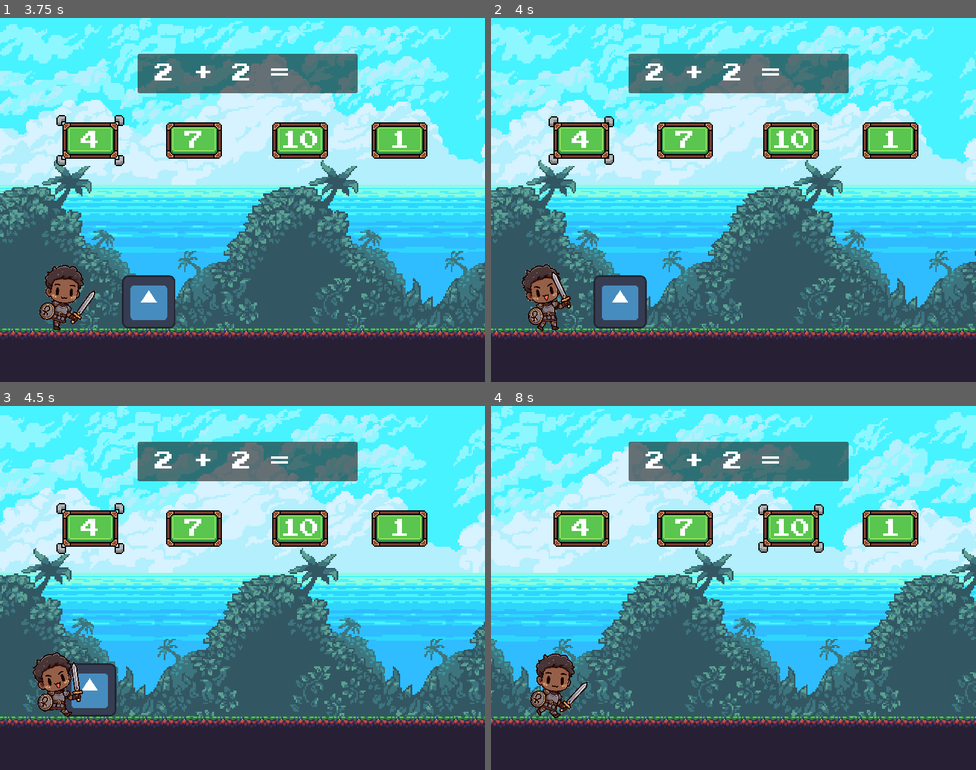
Above: before the commit, frames 1-4 (two rows, left to right).
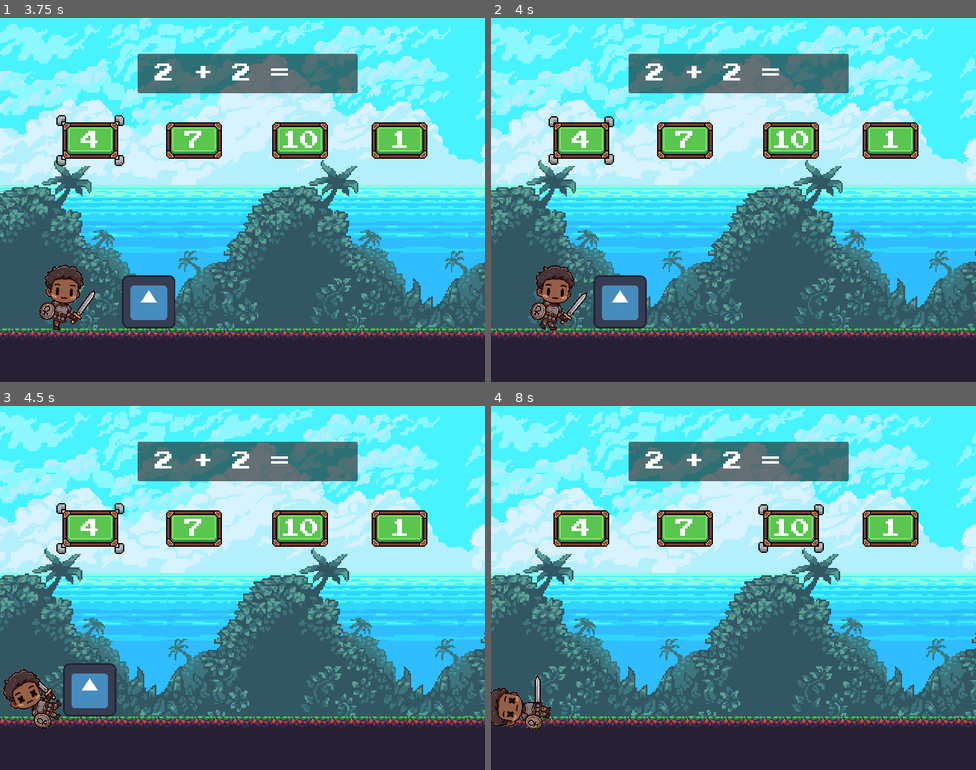
Above: after the commit, the same moments.

Repository: Lapada-Games/The-Legend-of-Samir
Game: Godot game, scene res://Scenes/Levels/level.tscn
Two runs of this game, one before a commit and one after it. Both use one fixed random seed, a clock stepped at 60 frames per second and the inputs below. This scene is started directly instead of the project's main scene. The engine's default icon, where the game draws it, is replaced by a stand-in: a white triangle on a blue panel in a dark square.
Inputs:
- Up to frame 1 (3.75 s): hold Right (ui_right) 0.53-1.28 s; hold Left (ui_left) 1.28-2.03 s; hold Right (ui_right) 2.03-2.78 s; hold Up (ui_up) 2.78-3.53 s; hold Left (ui_left) from 3.53 s (still down)
- Up to frame 2 (4 s): keep holding Left (ui_left)
- Up to frame 3 (4.5 s): keep holding Left (ui_left)
- Up to frame 4 (8 s): release Left (ui_left) at 5.78 s; hold Right (ui_right) 5.78-6.53 s; hold Up (ui_up) 6.53-7.28 s; hold Right (ui_right) from 7.28 s (still down)

Frame 1 is identical in both runs. In frame 2, 1.3% of the frame differs, in the area x 6-20%, y 67-86%; in frame 3, 32%; in frame 4, 54%, in the area x 0-100%, y 0-90%.

Commit message:
lapada games

Diff:
--- a/Scenes/Enemy.gd
+++ b/Scenes/Enemy.gd
@@ -12,5 +12,6 @@
 
 
 	if $RayCast2D.is_colliding() and should_kill_player:
+		var collider = $RayCast2D.get_collider()
 		if $RayCast2D.get_collider() is Player:
-			print("vai mamar o player")
+			collider.die()
--- a/Scenes/Enemy.tscn
+++ b/Scenes/Enemy.tscn
@@ -20,4 +20,4 @@
 shape = SubResource("RectangleShape2D_xivre")
 
 [node name="RayCast2D" type="RayCast2D" parent="."]
-target_position = Vector2(-174, -1)
+target_position = Vector2(-76, 0)
--- a/Scenes/Levels/Background.gd
+++ b/Scenes/Levels/Background.gd
@@ -1,5 +1,6 @@
 extends ParallaxBackground
 
+var paused = false
 
 # Called when the node enters the scene tree for the first time.
 func _ready():
@@ -8,4 +9,5 @@
 
 # Called every frame. 'delta' is the elapsed time since the previous frame.
 func _process(delta):
-	scroll_base_offset += Vector2(-50, 0) * delta
+	if not paused:
+		scroll_base_offset += Vector2(-50, 0) * delta
--- a/Scenes/Levels/Level.gd
+++ b/Scenes/Levels/Level.gd
@@ -19,3 +19,8 @@
 func _on_samir_rig_attacked():
 	if $EnemySpawner.has_enemy():
 		$EnemySpawner.delete_enemy()
+
+
+func _on_samir_rig_dead():
+	$TileMap.paused = true
+	$ParallaxBackground.paused = true
--- a/Scenes/Levels/level.tscn
+++ b/Scenes/Levels/level.tscn
@@ -168,3 +168,4 @@
 
 [connection signal="success" from="Operations" to="." method="_on_operations_success"]
 [connection signal="attacked" from="SamirRig" to="." method="_on_samir_rig_attacked"]
+[connection signal="dead" from="SamirRig" to="." method="_on_samir_rig_dead"]
--- a/Scenes/Operations.gd
+++ b/Scenes/Operations.gd
@@ -100,7 +100,8 @@
 
 	if int(option_text) == answers[Global.level][current_question]:
 		print("acertou")
-		next_question()
+		emit_signal("success")
+#		next_question()
 	else:
 		print("errou")
 
--- a/Scenes/Operations.tscn
+++ b/Scenes/Operations.tscn
@@ -264,6 +264,5 @@
 [node name="TEST" type="Timer" parent="."]
 wait_time = 1.731
 one_shot = true
-autostart = true
 
 [connection signal="timeout" from="TEST" to="." method="_on_test_timeout"]
--- a/Scenes/Player.gd
+++ b/Scenes/Player.gd
@@ -2,6 +2,9 @@
 class_name Player
 
 signal attacked
+signal dead
+
+var is_dead = false
 
 func _physics_process(delta):
 	if $RayCast2D.is_colliding():
@@ -11,6 +14,12 @@
 				$AnimationPlayer.play("run_attack")
 
 
+func die():
+	if not is_dead:
+		$AnimationPlayer.play("RESET")
+		$AnimationPlayer.play("dead")
+		is_dead = true
+		emit_signal("dead")
 
 func _on_animation_player_animation_finished(anim_name):
 	if anim_name == "run_attack":
--- a/Scenes/SamirRig.tscn
+++ b/Scenes/SamirRig.tscn
@@ -6,6 +6,7 @@
 [ext_resource type="Texture2D" uid="uid://lktoopa2yjk4" path="res://Assets/The Hero/arm.png" id="2_ysvrk"]
 [ext_resource type="Texture2D" uid="uid://3jmbotgo8vky" path="res://Assets/The Hero/head/head_neutral.png" id="3_cfx5k"]
 [ext_resource type="Texture2D" uid="uid://dvvgyndpykvrb" path="res://Assets/The Hero/head/head_attack.png" id="5_iwr1t"]
+[ext_resource type="Texture2D" uid="uid://cjh08ydvbt0c0" path="res://Assets/The Hero/head/head_dead.png" id="7_fwlj3"]
 
 [sub_resource type="CapsuleShape2D" id="CapsuleShape2D_grjlo"]
 radius = 57.0
@@ -645,10 +646,86 @@
 }]
 }
 
+[sub_resource type="Animation" id="Animation_kifmc"]
+resource_name = "dead"
+tracks/0/type = "value"
+tracks/0/imported = false
+tracks/0/enabled = true
+tracks/0/path = NodePath("Skeleton2D/Torso:rotation")
+tracks/0/interp = 2
+tracks/0/loop_wrap = true
+tracks/0/keys = {
+"times": PackedFloat32Array(0, 0.5),
+"transitions": PackedFloat32Array(1, 1),
+"update": 0,
+"values": [0.0, 1.45843]
+}
+tracks/1/type = "value"
+tracks/1/imported = false
+tracks/1/enabled = true
+tracks/1/path = NodePath("Skeleton2D/Torso/Head:rotation")
+tracks/1/interp = 2
+tracks/1/loop_wrap = true
+tracks/1/keys = {
+"times": PackedFloat32Array(0, 0.5, 1),
+"transitions": PackedFloat32Array(1, 1, 1),
+"update": 0,
+"values": [0.0, -0.907317, 0.0]
+}
+tracks/2/type = "value"
+tracks/2/imported = false
+tracks/2/enabled = true
+tracks/2/path = NodePath("Skeleton2D/Torso/LeftArmJoint:rotation")
+tracks/2/interp = 2
+tracks/2/loop_wrap = true
+tracks/2/keys = {
+"times": PackedFloat32Array(0, 0.5, 1),
+"transitions": PackedFloat32Array(1, 1, 1),
+"update": 0,
+"values": [2.49489, 2.08497, 1.21299]
+}
+tracks/3/type = "value"
+tracks/3/imported = false
+tracks/3/enabled = true
+tracks/3/path = NodePath("Skeleton2D/Torso:position")
+tracks/3/interp = 1
+tracks/3/loop_wrap = true
+tracks/3/keys = {
+"times": PackedFloat32Array(0, 0.5),
+"transitions": PackedFloat32Array(1, 1),
+"update": 0,
+"values": [Vector2(0, 0), Vector2(30, 0)]
+}
+tracks/4/type = "value"
+tracks/4/imported = false
+tracks/4/enabled = true
+tracks/4/path = NodePath("Skeleton2D/Torso/LegJoint1:rotation")
+tracks/4/interp = 1
+tracks/4/loop_wrap = true
+tracks/4/keys = {
+"times": PackedFloat32Array(0, 0.3, 1),
+"transitions": PackedFloat32Array(1, 1, 1),
+"update": 0,
+"values": [1.5708, 2.62182, 1.3338]
+}
+tracks/5/type = "value"
+tracks/5/imported = false
+tracks/5/enabled = true
+tracks/5/path = NodePath("Skeleton2D/Torso/Head/Head:texture")
+tracks/5/interp = 1
+tracks/5/loop_wrap = true
+tracks/5/keys = {
+"times": PackedFloat32Array(0),
+"transitions": PackedFloat32Array(1),
+"update": 1,
+"values": [ExtResource("7_fwlj3")]
+}
+
 [sub_resource type="AnimationLibrary" id="AnimationLibrary_stfnc"]
 _data = {
 "RESET": SubResource("Animation_rrvl2"),
 "attack": SubResource("Animation_e13vh"),
+"dead": SubResource("Animation_kifmc"),
 "idle": SubResource("Animation_sk0yo"),
 "run": SubResource("Animation_ylns2"),
 "run_attack": SubResource("Animation_lrupj")
@@ -661,14 +738,14 @@
 [node name="Skeleton2D" type="Skeleton2D" parent="."]
 
 [node name="LeftLeg" type="Sprite2D" parent="Skeleton2D"]
-position = Vector2(-10.6979, 15.8875)
-rotation = -0.314641
+position = Vector2(10.1028, -9.5181)
+rotation = 1.21096
 scale = Vector2(0.232416, 0.232416)
 texture = ExtResource("1_lukw0")
 
 [node name="RightLeg" type="Sprite2D" parent="Skeleton2D"]
-position = Vector2(-1.34032, 14.6208)
-rotation = 1.01351
+position = Vector2(11.8164, 17.1961)
+rotation = 1.45038
 scale = Vector2(0.232416, 0.232416)
 texture = ExtResource("1_lukw0")
 
@@ -695,6 +772,7 @@
 [node name="LeftArmJoint" type="Bone2D" parent="Skeleton2D/Torso"]
 position = Vector2(-15, -55)
 rotation = 2.49489
+scale = Vector2(1, 1)
 
 [node name="Arm" type="Sprite2D" parent="Skeleton2D/Torso/LeftArmJoint"]
 z_index = -1
--- a/chao.gd
+++ b/chao.gd
@@ -1,13 +1,15 @@
 extends TileMap
 
-
+var paused = false
 # Called when the node enters the scene tree for the first time.
 func _ready():
 	print(position.x)
 
 # Called every frame. 'delta' is the elapsed time since the previous frame.
 func _process(delta):
-	position.x -= 50 * delta
 
-	if position.x < -768:
-		position.x = 0
+	if not paused:
+		position.x -= 50 * delta
+
+		if position.x < -768:
+			position.x = 0
Binary file added: Assets/The Hero/head/head_dead.png
Not shown, added: Assets/The Hero/head/head_dead.png.import
Not shown: 1 places in Scenes/SamirRig.tscn that only renumber resources
